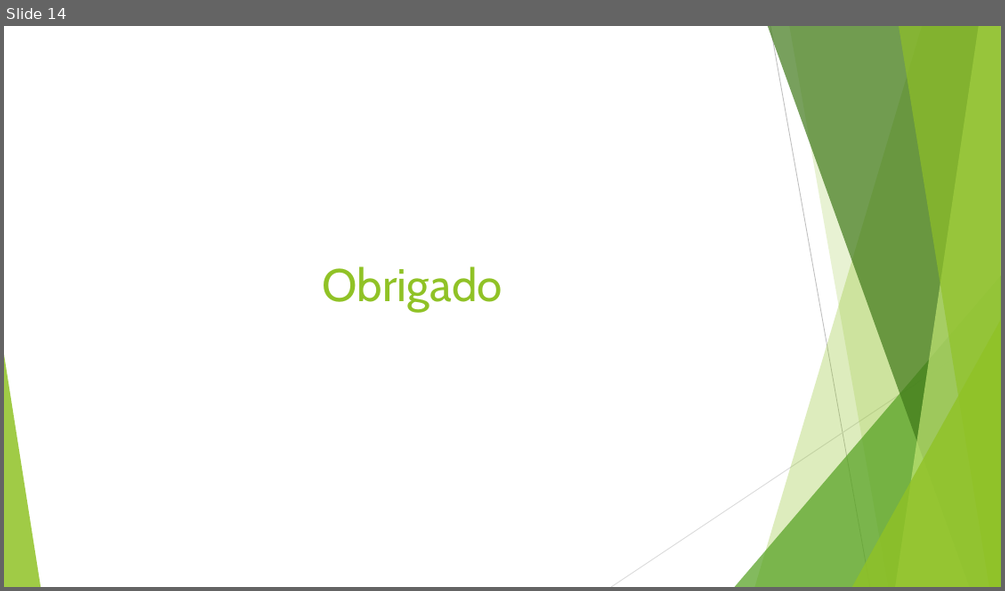
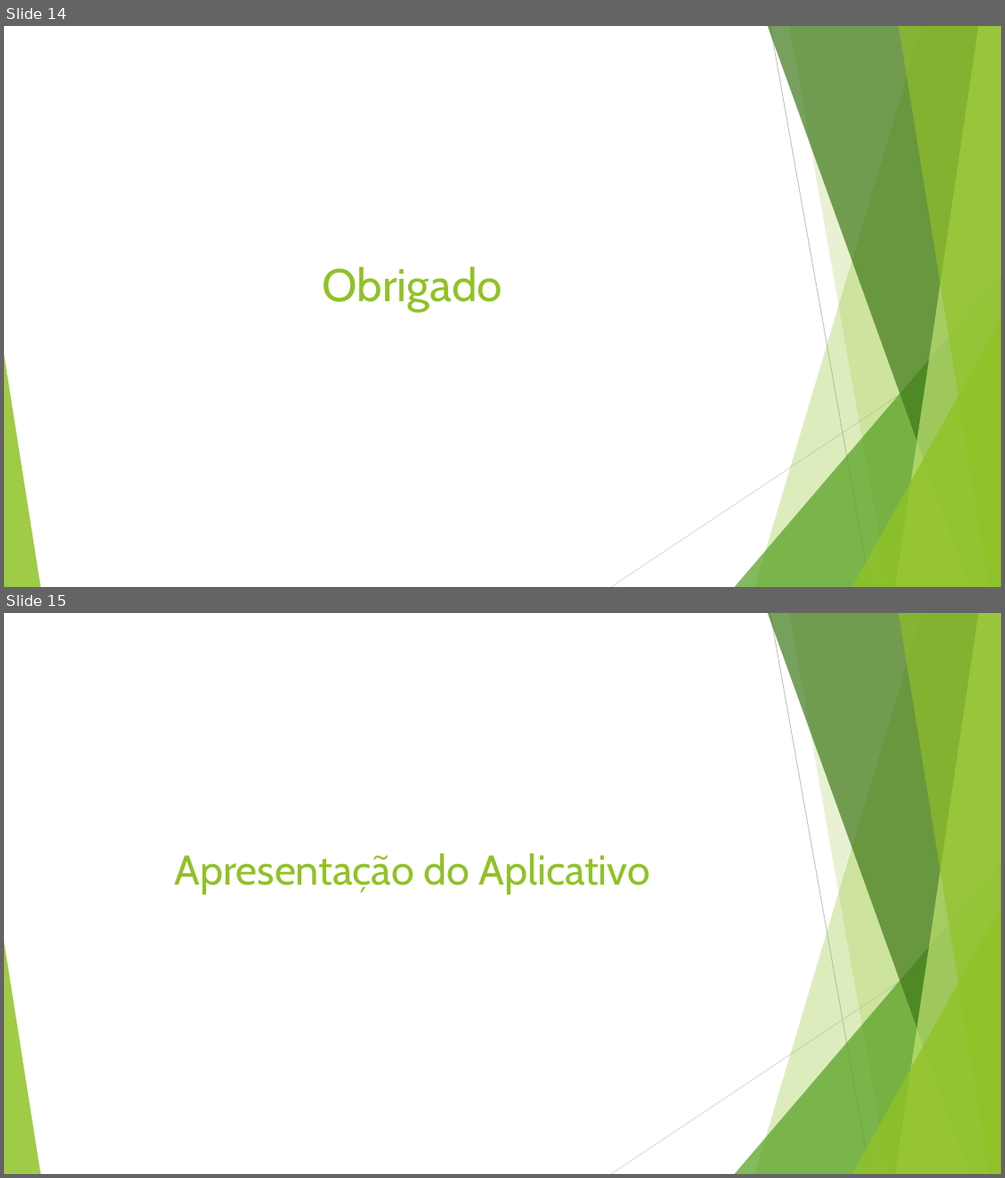
Before and after one commit to leoconceicao/Fair, a slide deck: documentation/Fair Presentation.pptx. Shown one above the other, each under a label of ours: slide 14 before the commit, slides 14 and 15 after it. The pictures are 1005x591 and 1005x1178 pixels, drawn with LibreOffice and Linux fonts; fonts in the diff are those of the drawing. Boxes give left, top, right and bottom in pixels: in the first picture for what was removed or moved away, otherwise in the second. Text is boxed around its words. In the diff, an @@ line names an element or a change of style, - is before the commit and + after.

Commit message:
Documentation

```diff
--- a/documentation/Fair Presentation.pptx
+++ b/documentation/Fair Presentation.pptx
@@ slide 15 added at [4, 613, 1001, 1174], background #FFFFFF; not listed: 10 template elements that a slide beside it also shows @@
@@ title added at [175, 853, 650, 894], 40 pt, text #90C226 @@
+Apresentação do Aplicativo
```
